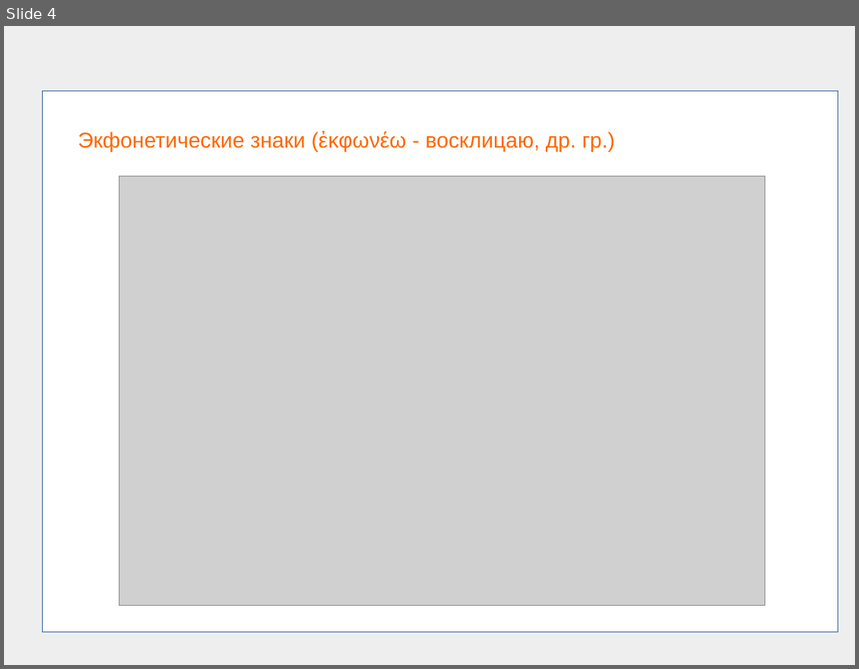
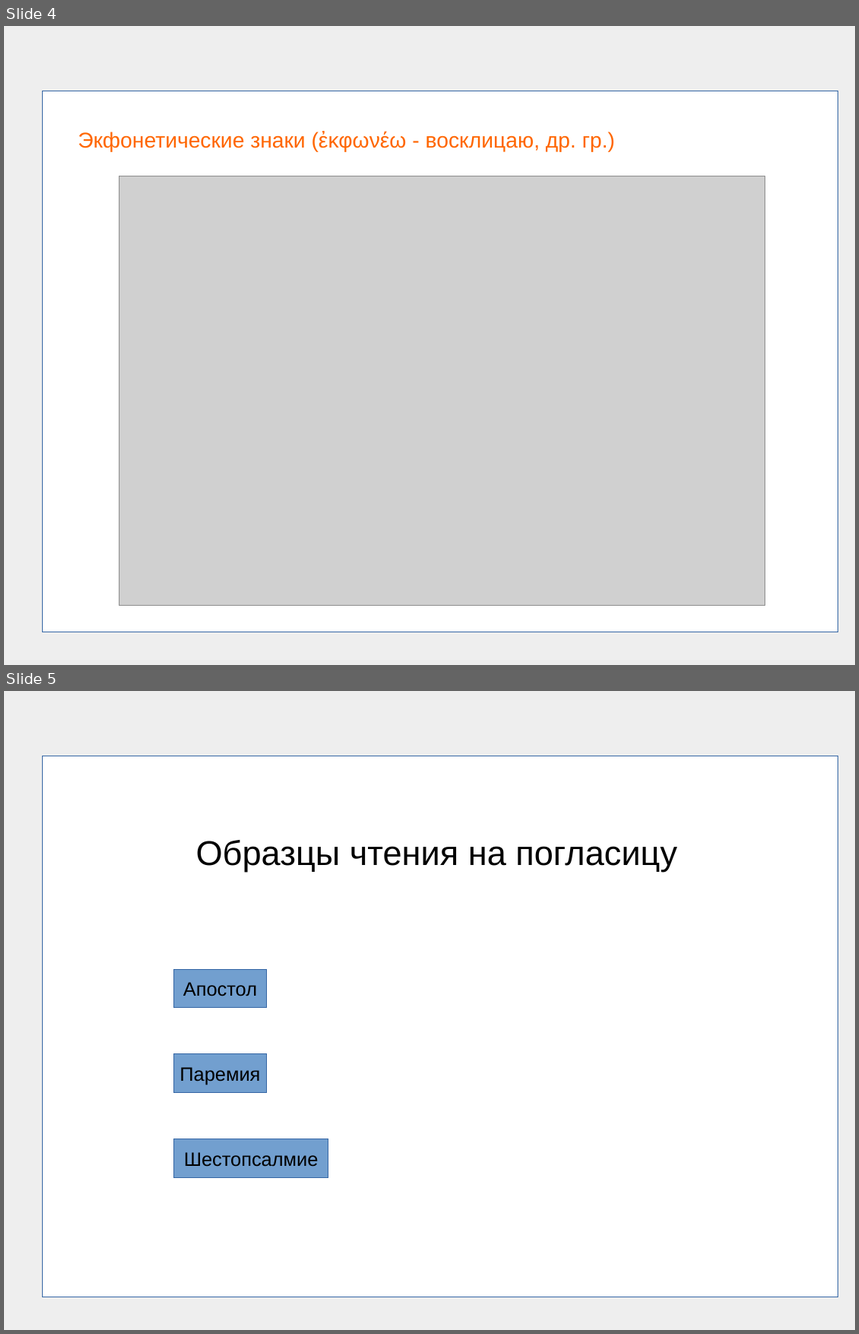
Before and after one commit to frpaul/ob, a slide deck: presentations/Church_reading.odp. Shown one above the other, each under a label of ours: slide 4 before the commit, slides 4 and 5 after it. The pictures are 859x669 and 859x1334 pixels, drawn with LibreOffice and Linux fonts; fonts in the diff are those of the drawing; grey boxes stand for pictures. Boxes give left, top, right and bottom in pixels: in the first picture for what was removed or moved away, otherwise in the second. Text is boxed around its words. In the diff, an @@ line names an element or a change of style, - is before the commit and + after.

```diff
--- a/presentations/Church_reading.odp
+++ b/presentations/Church_reading.odp
@@ slide 5 added at [4, 691, 855, 1330], background #EEEEEE @@
@@ rectangle added at [43, 756, 838, 1297], fill #FFFFFF, outline #3465A4 0 pt @@
@@ subtitle added at [196, 840, 677, 872], 32 pt, text #000000 @@
+Образцы чтения на погласицу
@@ rectangle added at [174, 969, 267, 1008], fill #729FCF, outline #3465A4 0 pt, 18 pt, text #000000 @@
+Апостол
@@ rectangle added at [174, 1054, 267, 1092], fill #729FCF, outline #3465A4 0 pt, 18 pt, text #000000 @@
+Паремия
@@ rectangle added at [174, 1139, 329, 1177], fill #729FCF, outline #3465A4 0 pt, 18 pt, text #000000 @@
+Шестопсалмие
```
Also in this commit, not shown: 2 slides changed, 3 other slides added, 6 slides removed, 12 other files.
